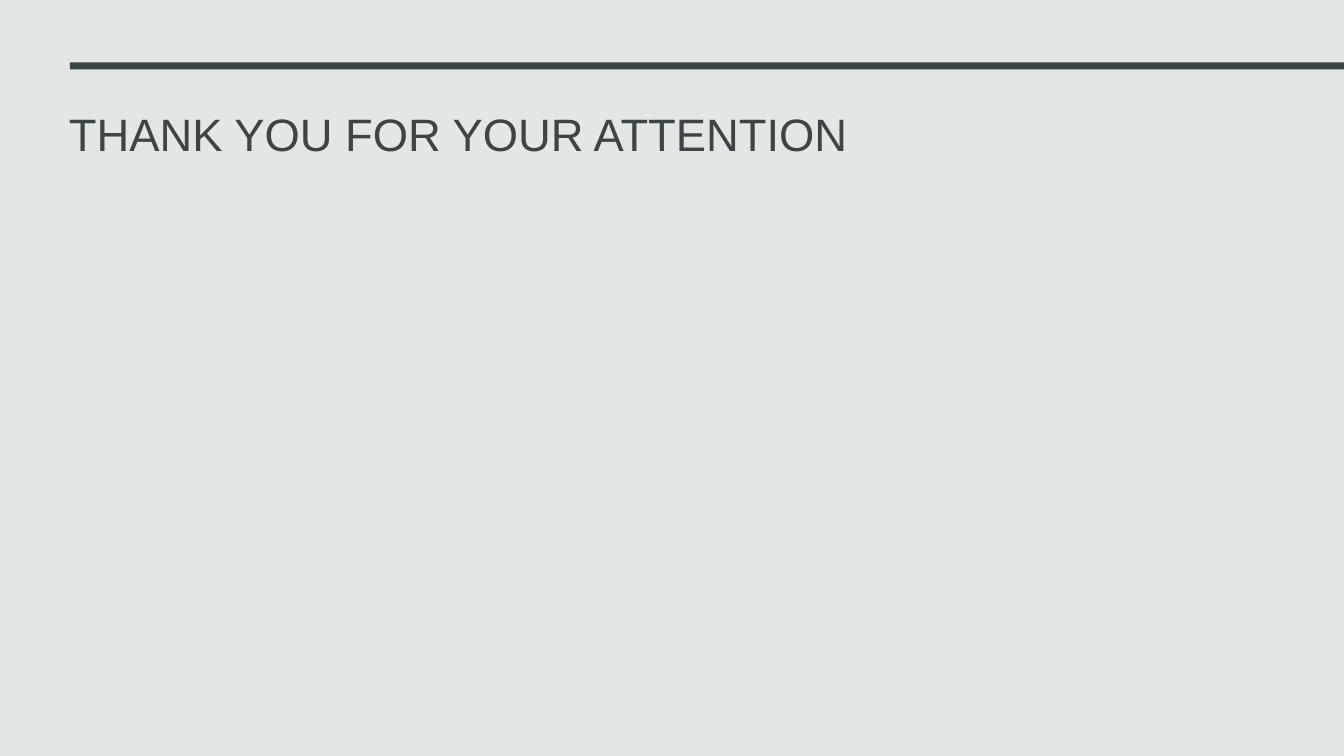
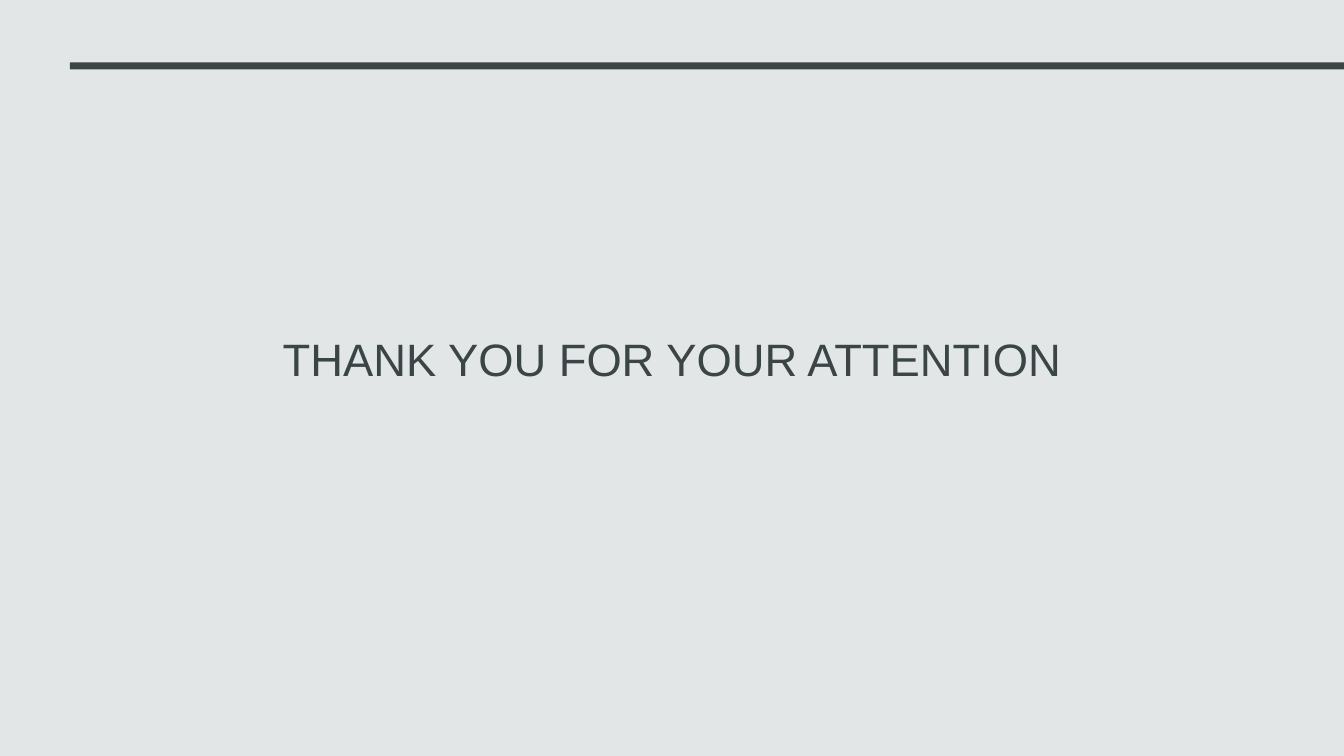
Before and after one commit to MorozKaTV/financial-analysis-2023-2025, a slide deck: slide 9 of Pricing-Analysis-2023-2025.pptx. Drawn at 1344x756 pixels with LibreOffice and Linux fonts; fonts in the diff are those of the drawing. Boxes give left, top, right and bottom in pixels: in the first picture for what was removed or moved away, otherwise in the second. Text is boxed around its words. In the diff, an @@ line names an element or a change of style, - is before the commit and + after.

```diff
--- a/Pricing-Analysis-2023-2025.pptx
+++ b/Pricing-Analysis-2023-2025.pptx
@@ title "THANK YOU FOR YOUR ATTENTION": place and size @@
-title "THANK YOU FOR YOUR ATTENTION" at <box>69,119,847,152</box>
+title "THANK YOU FOR YOUR ATTENTION" at <box>283,344,1060,377</box>
@@ title "THANK YOU FOR YOUR ATTENTION" at <box>283,344,1060,377</box>: alignment left to centre @@
```
Also in this commit, not shown: 3 other slides changed, 2 other files.
